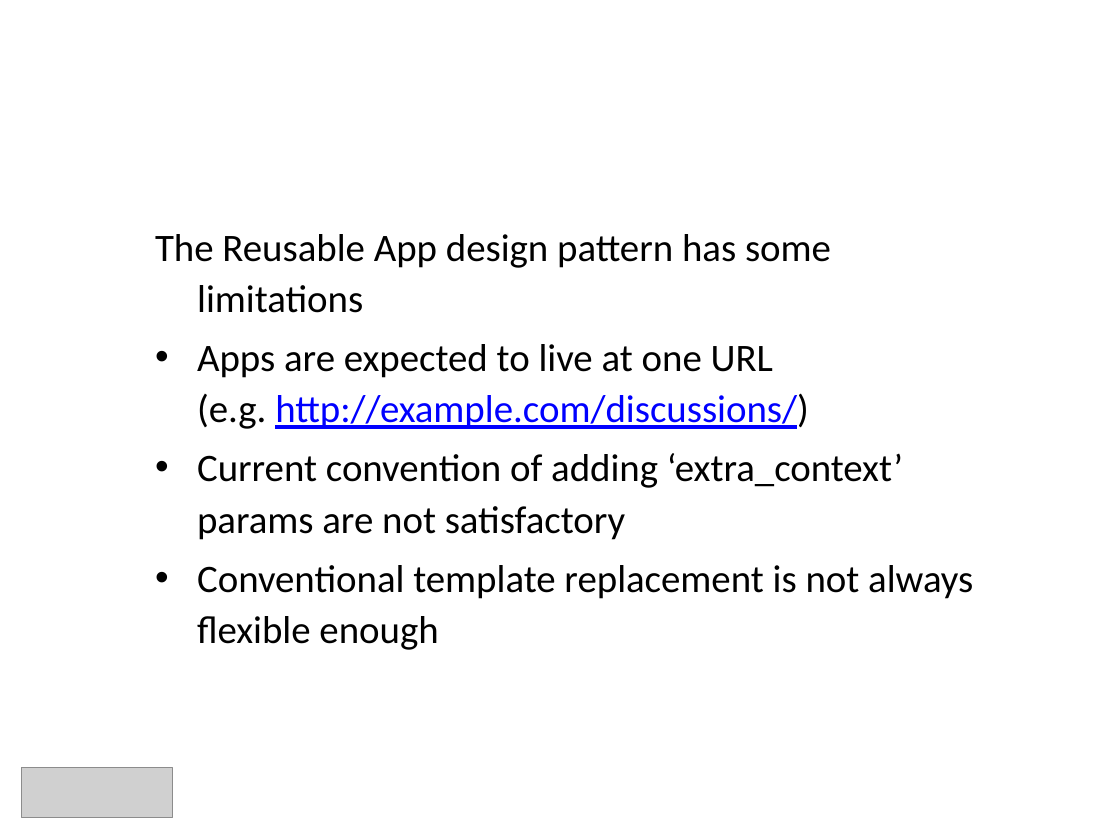
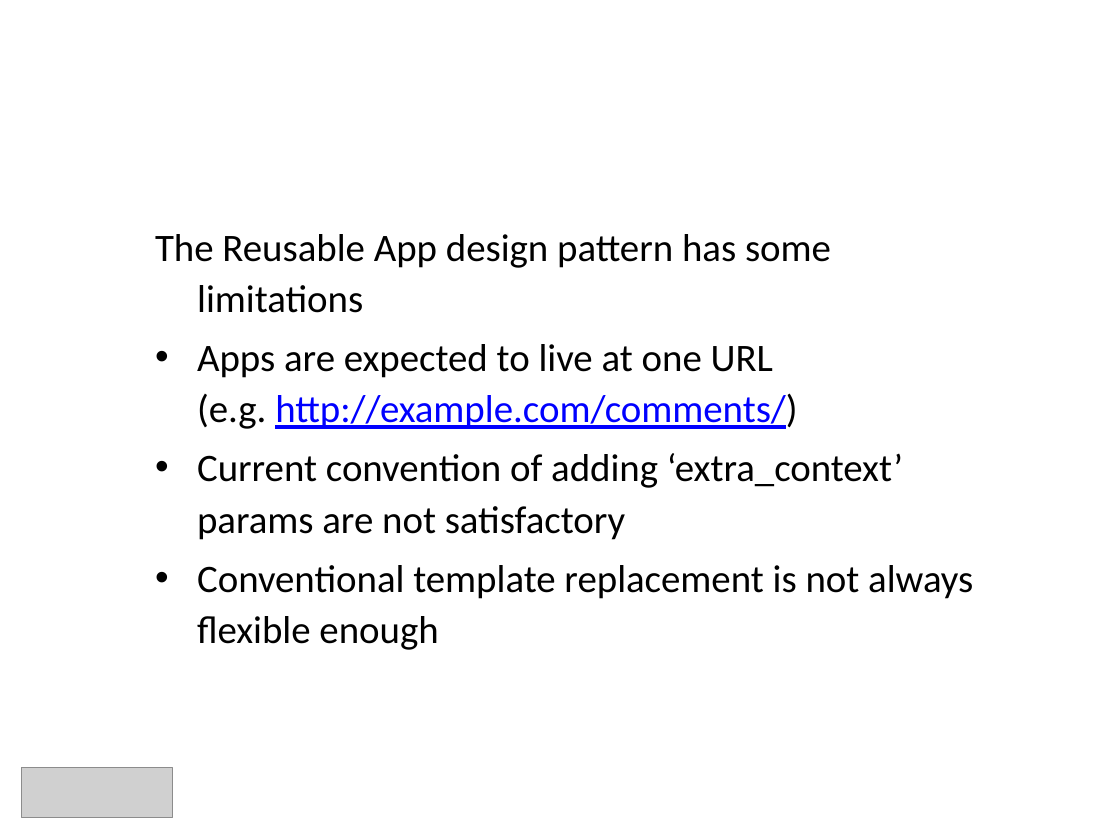
Before and after one commit to nowells/django-pluggables, a slide deck: slide 9 of docs/djangocon-09-presentation-shawnr-nowells.pptx. Drawn at 1120x840 pixels with LibreOffice and Linux fonts; fonts in the diff are those of the drawing; grey boxes stand for pictures; background and template pictures are left out. Boxes give left, top, right and bottom in pixels: in the first picture for what was removed or moved away, otherwise in the second. Text is boxed around its words. In the diff, an @@ line names an element or a change of style, - is before the commit and + after.

```diff
--- a/docs/djangocon-09-presentation-shawnr-nowells.pptx
+++ b/docs/djangocon-09-presentation-shawnr-nowells.pptx
@@ text at <box>197,344,797,429</box>: text changed @@
-• Apps are expected to live at one URL
-  (e.g. http://example.com/discussions/)
+• Apps are expected to live at one URL
+  (e.g. http://example.com/comments/)
```
Also in this commit, not shown: 1 slide removed.
